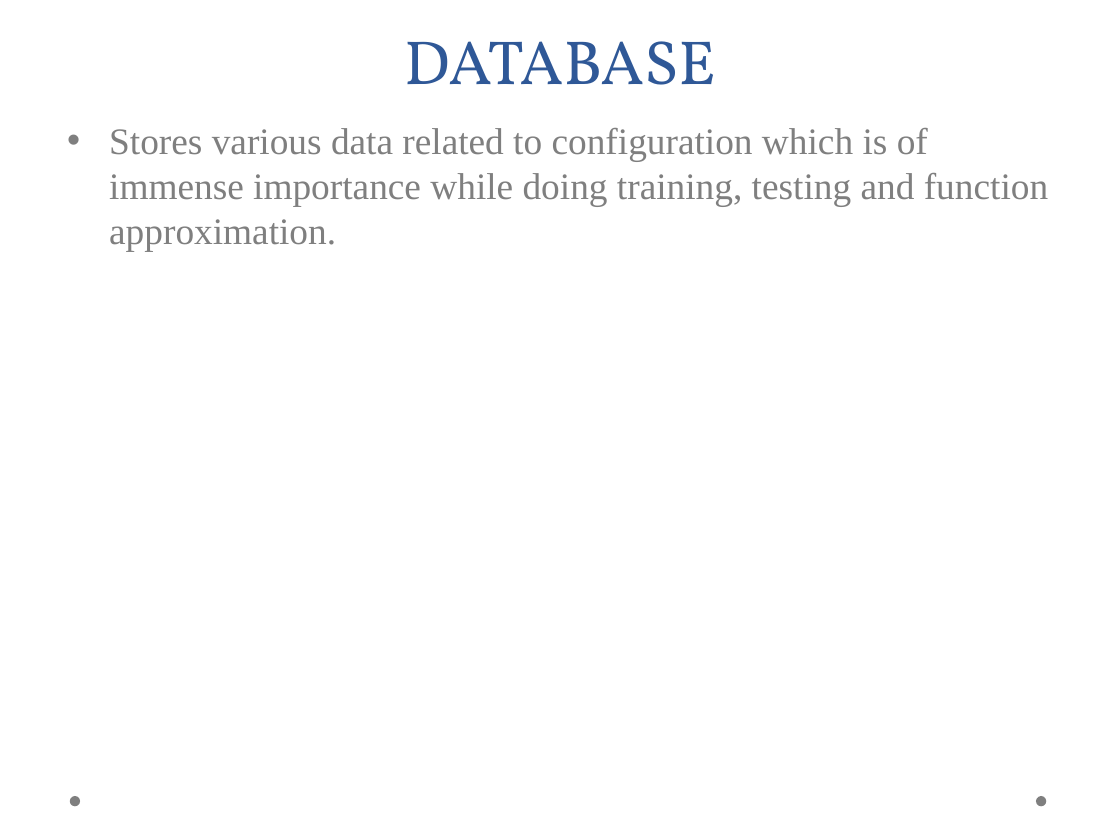
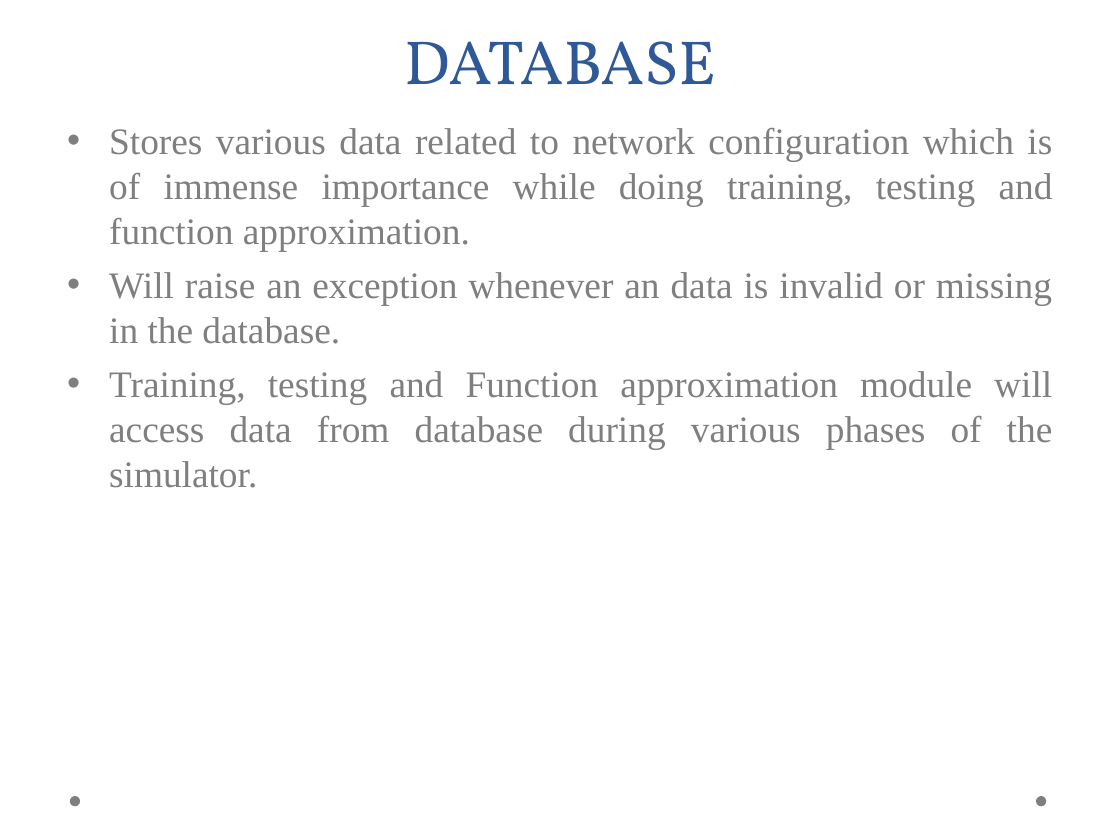
Before and after one commit to psibi/Neuron, a slide deck: slide 11 of slides/neuron.odp. Drawn at 1120x840 pixels with LibreOffice and Linux fonts; fonts in the diff are those of the drawing; background and template pictures are left out. Boxes give left, top, right and bottom in pixels: in the first picture for what was removed or moved away, otherwise in the second. Text is boxed around its words. In the diff, an @@ line names an element or a change of style, - is before the commit and + after.

```diff
--- a/slides/neuron.odp
+++ b/slides/neuron.odp
@@ text at <box>109,128,1053,488</box>: text changed @@
-• Stores various data related to configuration which is of immense importance while doing training, testing and function approximation.
+• Stores various data related to network configuration which is of immense importance while doing training, testing and function approximation.
+• Will raise an exception whenever an data is invalid or missing in the database.
+• Training, testing and Function approximation module will access data from database during various phases of the simulator.
```
Also in this commit, not shown: 8 other slides changed.
